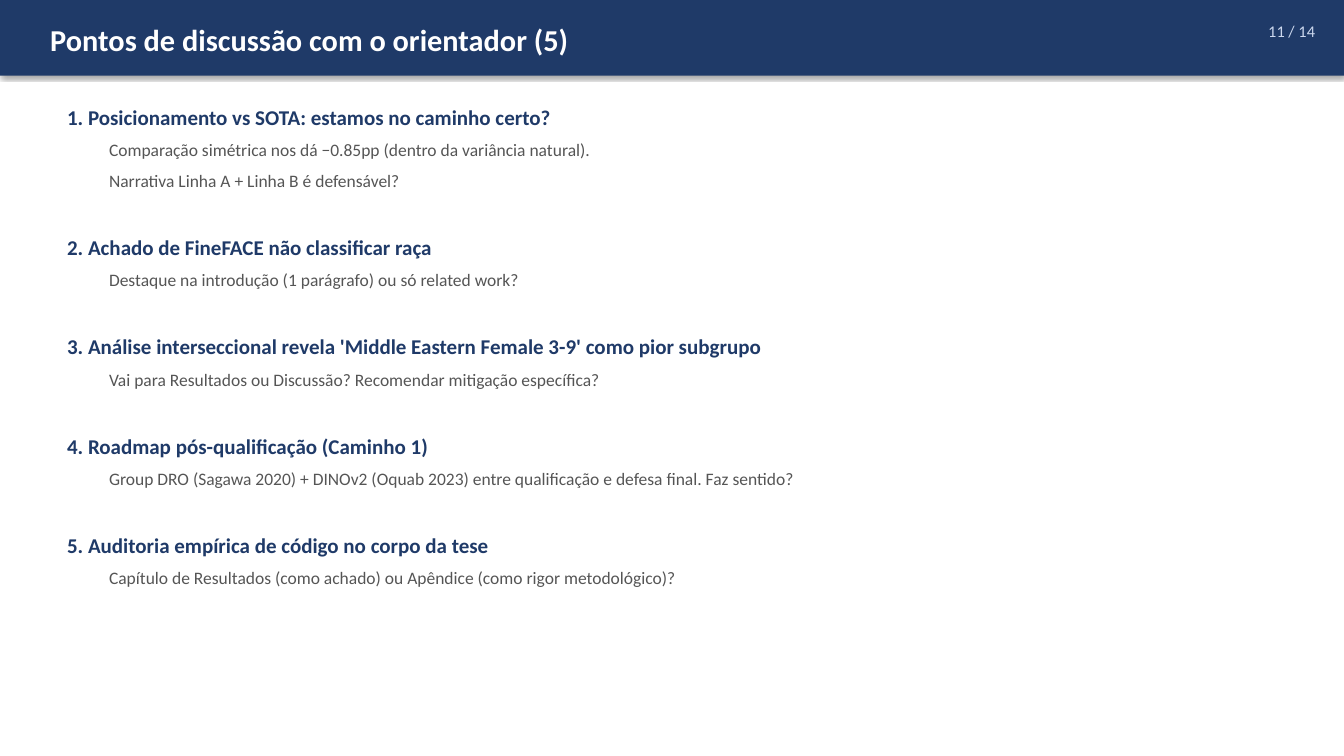
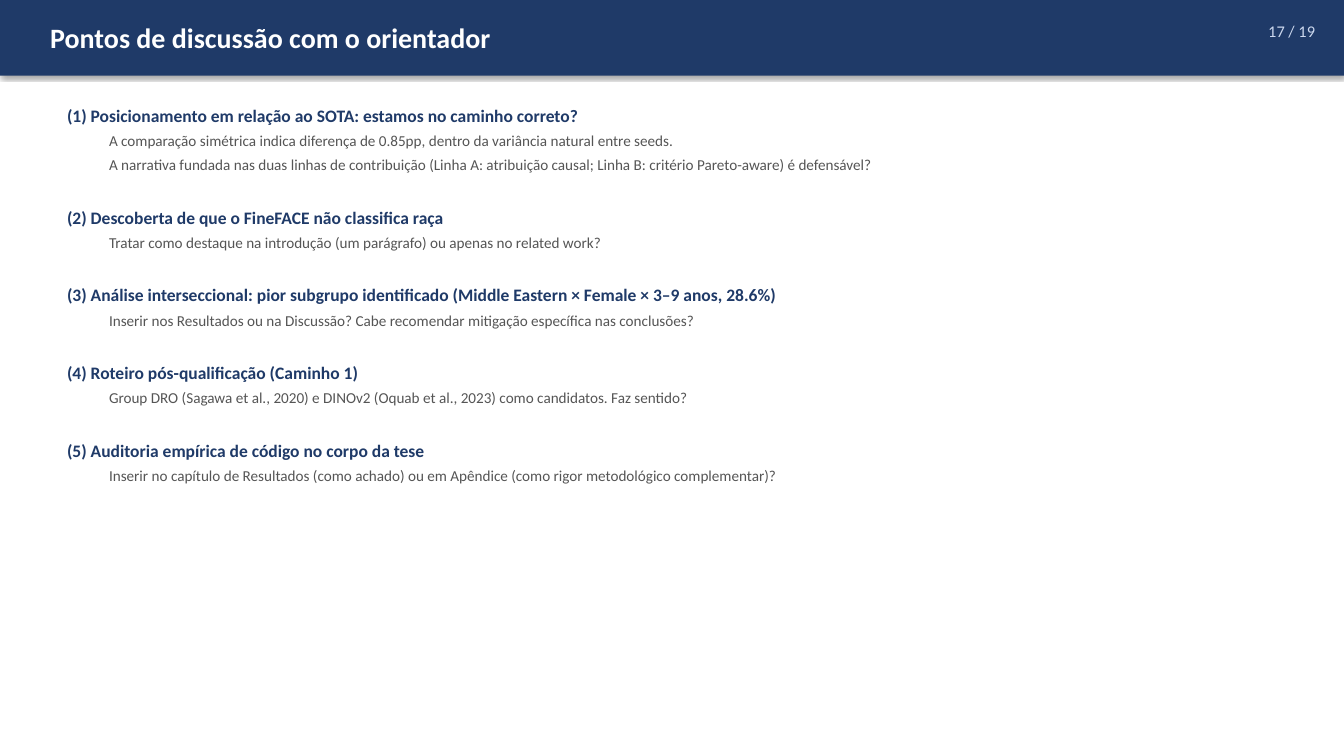
Before and after one commit to marcellozzetti/Facial-Recognition-Models-Mitigating-Bias, a slide deck: slide 17 of docs/apresentações/apresentacao_orientador_2026-05-24.pptx (slide 11 before the commit). Drawn at 1344x756 pixels with LibreOffice and Linux fonts; fonts in the diff are those of the drawing. Boxes give left, top, right and bottom in pixels: in the first picture for what was removed or moved away, otherwise in the second. Text is boxed around its words. In the diff, an @@ line names an element or a change of style, - is before the commit and + after.

```diff
--- a/docs/apresentações/apresentacao_orientador_2026-05-24.pptx
+++ b/docs/apresentações/apresentacao_orientador_2026-05-24.pptx
@@ text at [50,28,490,48]: text changed; size 26 to 24 pt @@
-Pontos de discussão com o orientador (5)
+Pontos de discussão com o orientador
@@ text at [1268,26,1315,37]: text changed @@
-11 / 14
+17 / 19
@@ text at [67,109,872,484]: text changed; size 15 to 13 pt @@
-1. Posicionamento vs SOTA: estamos no caminho certo?
-  Comparação simétrica nos dá −0.85pp (dentro da variância natural).
-  Narrativa Linha A + Linha B é defensável?
-2. Achado de FineFACE não classificar raça
-  Destaque na introdução (1 parágrafo) ou só related work?
-3. Análise interseccional revela 'Middle Eastern Female 3-9' como pior subgrupo
-  Vai para Resultados ou Discussão? Recomendar mitigação específica?
-4. Roadmap pós-qualificação (Caminho 1)
-  Group DRO (Sagawa 2020) + DINOv2 (Oquab 2023) entre qualificação e defesa final. Faz sentido?
-5. Auditoria empírica de código no corpo da tese
-  Capítulo de Resultados (como achado) ou Apêndice (como rigor metodológico)?
+(1) Posicionamento em relação ao SOTA: estamos no caminho correto?
+  A comparação simétrica indica diferença de 0.85pp, dentro da variância natural entre seeds.
+  A narrativa fundada nas duas linhas de contribuição (Linha A: atribuição causal; Linha B: critério Pareto-aware) é defensável?
+(2) Descoberta de que o FineFACE não classifica raça
+  Tratar como destaque na introdução (um parágrafo) ou apenas no related work?
+(3) Análise interseccional: pior subgrupo identificado (Middle Eastern × Female × 3–9 anos, 28.6%)
+  Inserir nos Resultados ou na Discussão? Cabe recomendar mitigação específica nas conclusões?
+(4) Roteiro pós-qualificação (Caminho 1)
+  Group DRO (Sagawa et al., 2020) e DINOv2 (Oquab et al., 2023) como candidatos. Faz sentido?
+(5) Auditoria empírica de código no corpo da tese
+  Inserir no capítulo de Resultados (como achado) ou em Apêndice (como rigor metodológico complementar)?
```
Also in this commit, not shown: 12 other slides changed, 6 slides added, 1 slide removed, 1 other file.
